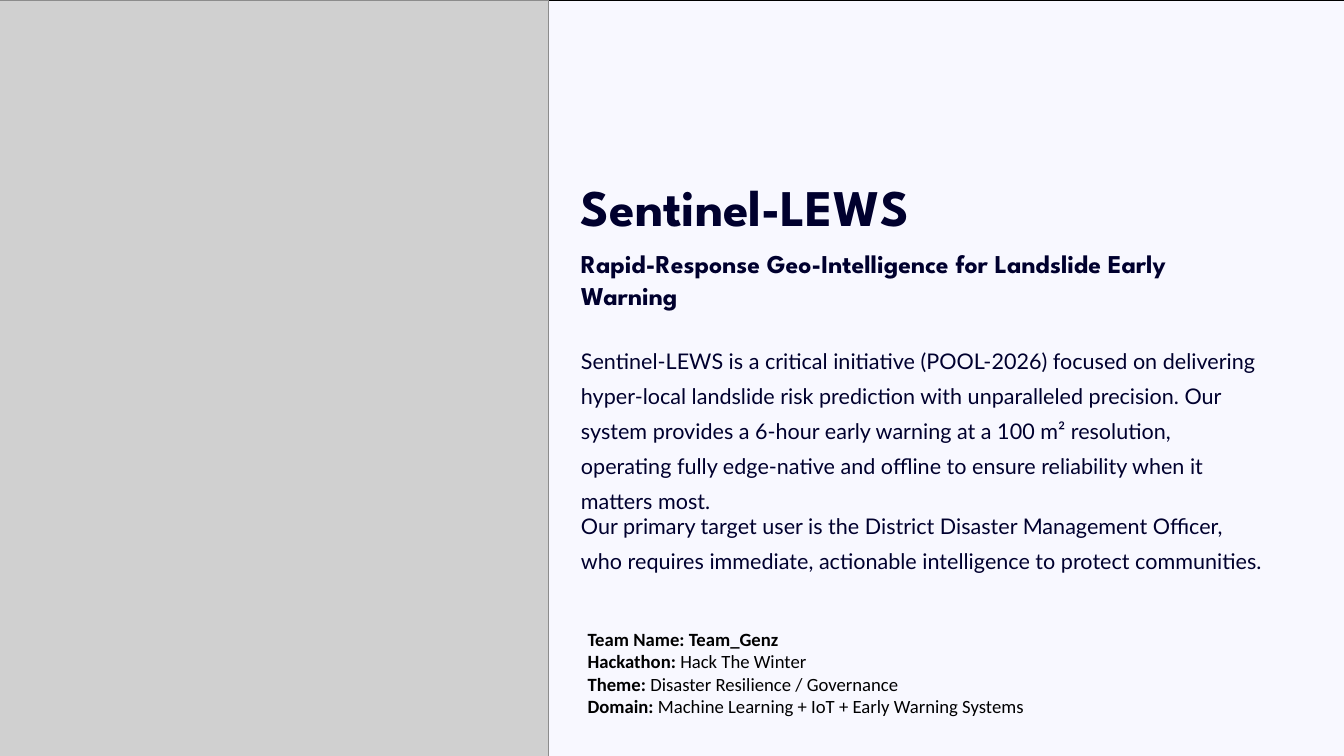
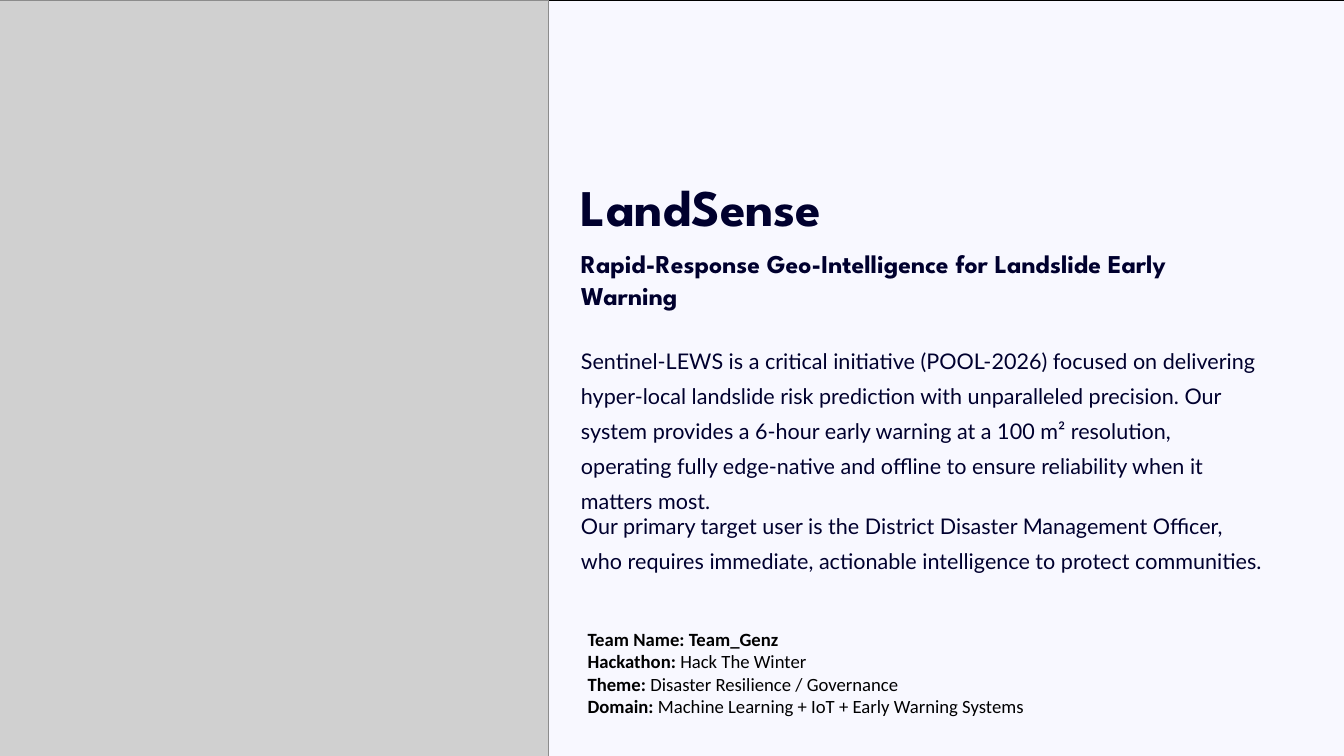
Before and after one commit to Cyfer-ap/Hack_The_Winter, a slide deck: slide 1 of Phase-1.pptx. Drawn at 1344x756 pixels with LibreOffice and Linux fonts; fonts in the diff are those of the drawing; grey boxes stand for pictures; background and template pictures are left out. Boxes give left, top, right and bottom in pixels: in the first picture for what was removed or moved away, otherwise in the second. Text is boxed around its words. In the diff, an @@ line names an element or a change of style, - is before the commit and + after.

Commit message:
PPT Phase 1 Updated

```diff
--- a/Phase-1.pptx
+++ b/Phase-1.pptx
@@ text at (x1=581, y1=190, x2=821, y2=227): text changed @@
-Sentinel-LEWS
+LandSense
```
